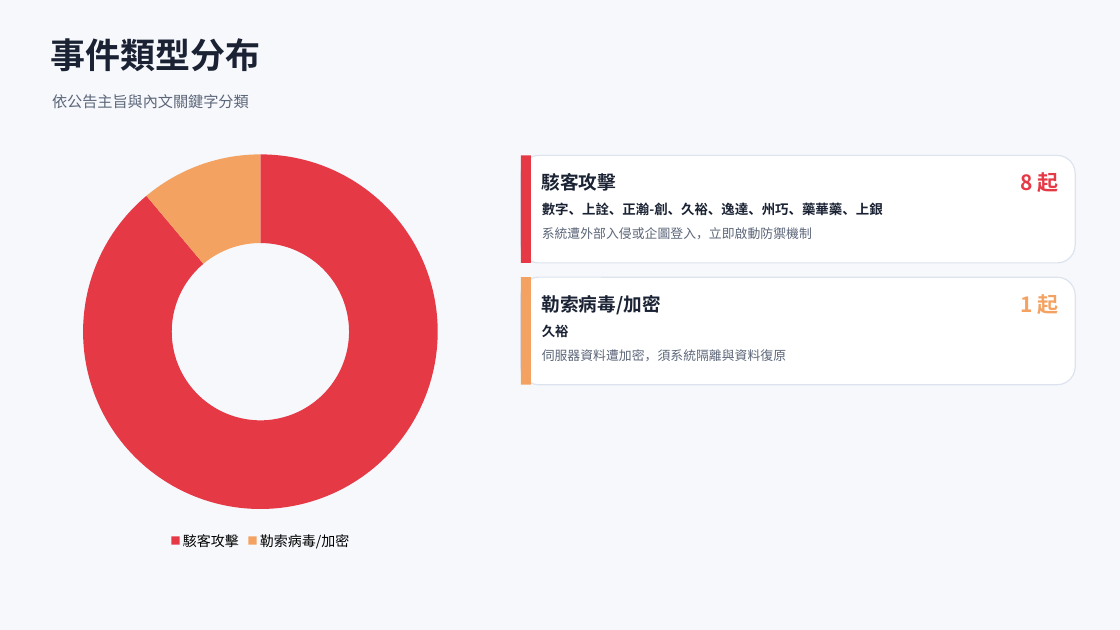
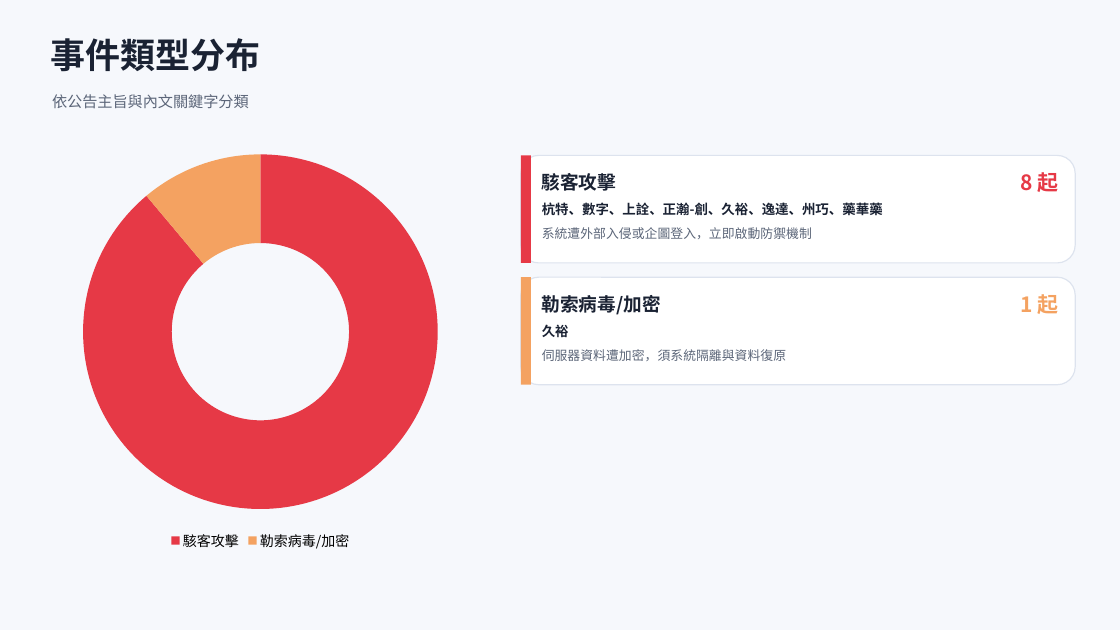
Before and after one commit to Johnnylin77/mops-isec-monitor, a slide deck: slide 3 of 資安事件因應分析.pptx. Drawn at 1120x630 pixels with LibreOffice and Linux fonts; fonts in the diff are those of the drawing. Boxes give left, top, right and bottom in pixels: in the first picture for what was removed or moved away, otherwise in the second. Text is boxed around its words. In the diff, an @@ line names an element or a change of style, - is before the commit and + after.

```diff
--- a/資安事件因應分析.pptx
+++ b/資安事件因應分析.pptx
@@ text at [542, 202, 883, 216]: text changed @@
-數字、上詮、正瀚-創、久裕、逸達、州巧、藥華藥、上銀
+杭特、數字、上詮、正瀚-創、久裕、逸達、州巧、藥華藥
```
Also in this commit, not shown: 6 other slides changed, 2 other files.
